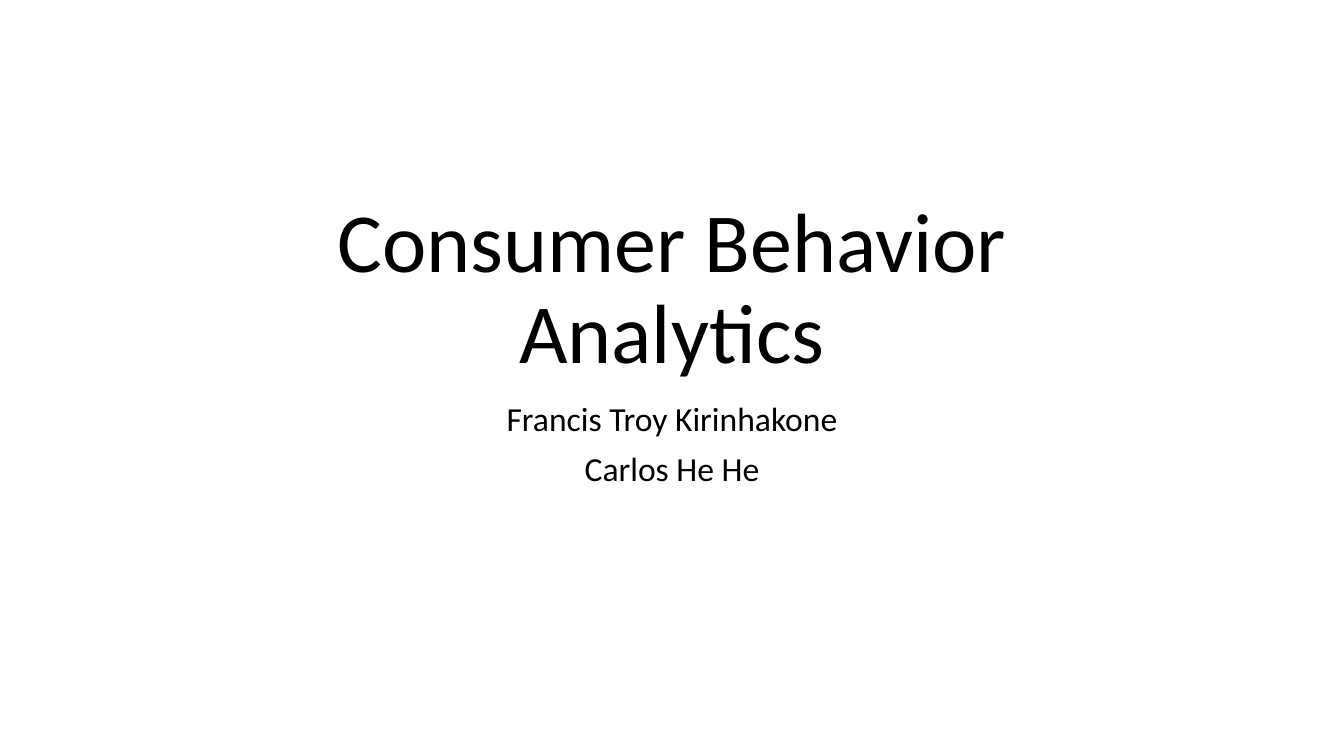
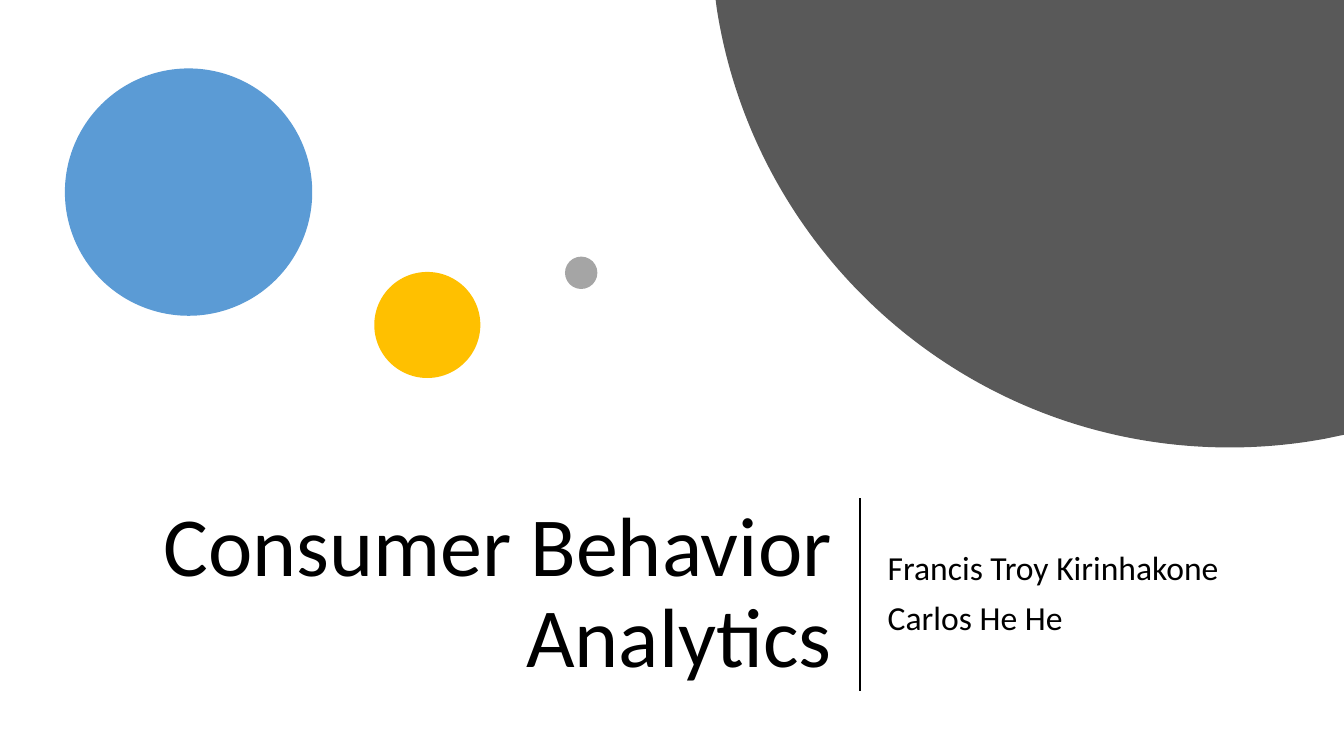
Before and after one commit to Data-Science-Study-Group/Consumer-Behavior-Analytics, a slide deck: slide 1 of Consumer Behavior Analytics.pptx. Drawn at 1344x756 pixels with LibreOffice and Linux fonts; fonts in the diff are those of the drawing. Boxes give left, top, right and bottom in pixels: in the first picture for what was removed or moved away, otherwise in the second. Text is boxed around its words. In the diff, an @@ line names an element or a change of style, - is before the commit and + after.

```diff
--- a/Consumer Behavior Analytics.pptx
+++ b/Consumer Behavior Analytics.pptx
@@ freeform shape added at <box>716,0,1344,448</box>, fill #595959 @@
@@ ellipse added at <box>65,69,312,316</box>, fill #5B9BD5 @@
@@ ellipse added at <box>566,257,598,289</box>, fill #A5A5A5 @@
@@ ellipse added at <box>374,272,480,378</box>, fill #FFC000 @@
@@ title "Consumer Behavior Analytics": place and size @@
-title "Consumer Behavior Analytics" at <box>338,213,1006,377</box>
+title "Consumer Behavior Analytics" at <box>163,517,832,681</box>
@@ title "Consumer Behavior Analytics" at <box>163,517,832,681</box>: alignment centre to right; vertical alignment bottom to middle @@
@@ line added from (860, 499) to (860, 691), #000000 1.5 pt @@
@@ subtitle "Francis Troy Kirinhakone": place and size @@
-subtitle "Francis Troy Kirinhakone" at <box>507,407,837,482</box>
+subtitle "Francis Troy Kirinhakone" at <box>888,556,1218,631</box>
@@ subtitle "Francis Troy Kirinhakone" at <box>888,556,1218,631</box>: alignment centre to left; vertical alignment top to middle @@
```
Also in this commit, not shown: 1 other slide changed, 2 slides added.
